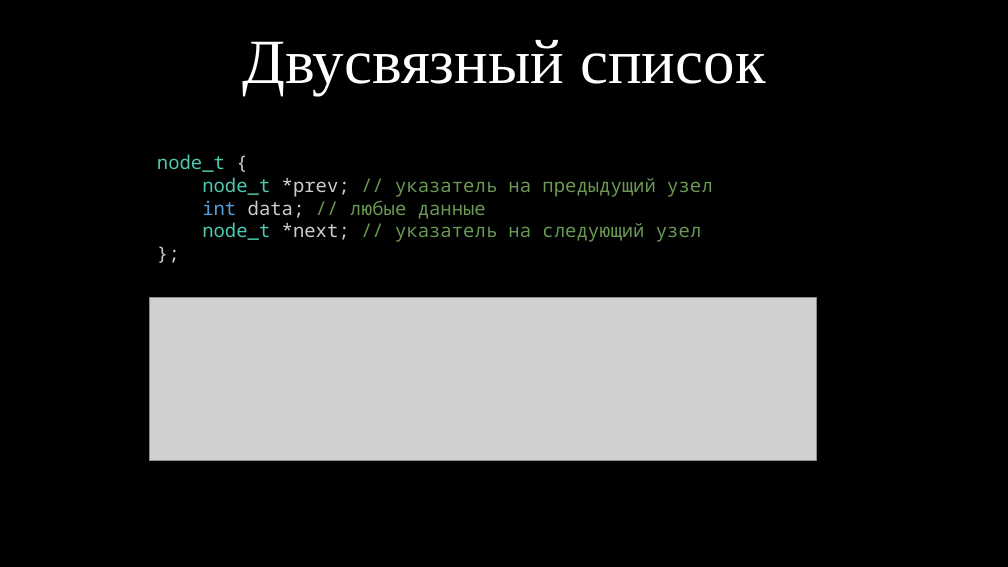
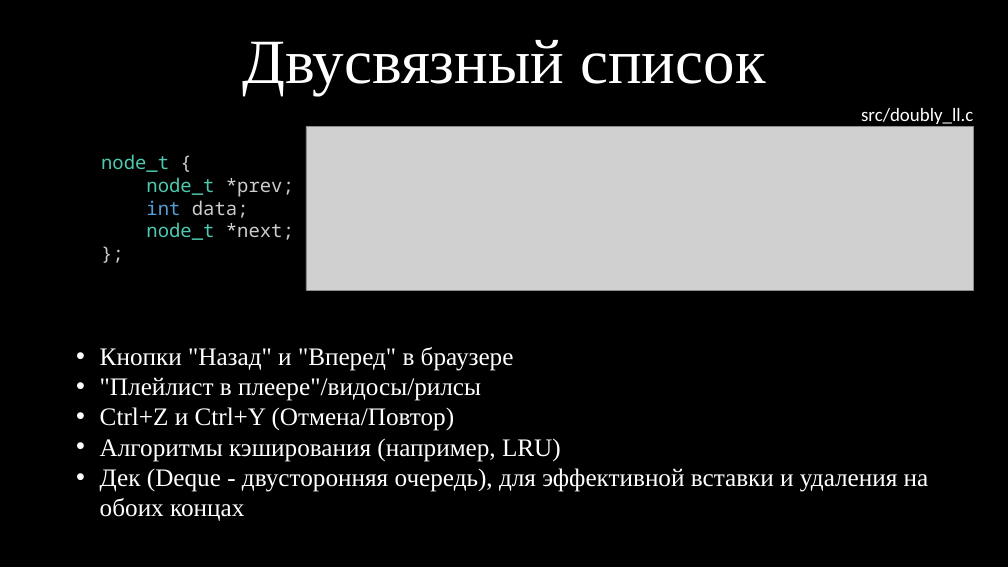
Before and after one commit to kruffka/C-Programming, a slide deck: slide 40 of 14_linked_lists/14_linked_lists.pptx (slide 42 before the commit). Drawn at 1008x567 pixels with LibreOffice and Linux fonts; fonts in the diff are those of the drawing; grey boxes stand for pictures. Boxes give left, top, right and bottom in pixels: in the first picture for what was removed or moved away, otherwise in the second. Text is boxed around its words. In the diff, an @@ line names an element or a change of style, - is before the commit and + after.

Commit message:
update lecture pdf

```diff
--- a/14_linked_lists/14_linked_lists.pptx
+++ b/14_linked_lists/14_linked_lists.pptx
@@ text added at (x1=861, y1=108, x2=973, y2=124), 18 pt, text #FFFFFF @@
+src/doubly_ll.c
@@ text "node_t {" moved from (x1=157, y1=154, x2=712, y2=242) to (x1=101, y1=154, x2=294, y2=240) @@
@@ picture moved from (x1=150, y1=298, x2=817, y2=461) to (x1=306, y1=127, x2=973, y2=290) @@
@@ text at (x1=146, y1=177, x2=294, y2=240): text changed; text colour #6A9955 to #CCCCCC @@
-node_t *prev; // указатель на предыдущий узел
-int data; // любые данные
-node_t *next; // указатель на следующий узел
+node_t *prev;
+int data;
+node_t *next;
@@ text added at (x1=100, y1=347, x2=929, y2=521), 24 pt, text #FFFFFF @@
+• Кнопки "Назад" и "Вперед" в браузере
+• "Плейлист в плеере"/видосы/рилсы
+• Ctrl+Z и Ctrl+Y (Отмена/Повтор)
+• Алгоритмы кэширования (например, LRU)
+• Дек (Deque - двусторонняя очередь), для эффективной вставки и удаления на обоих концах
```
Also in this commit, not shown: 4 other slides changed, 4 slides added, 2 slides removed, 1 other file.
